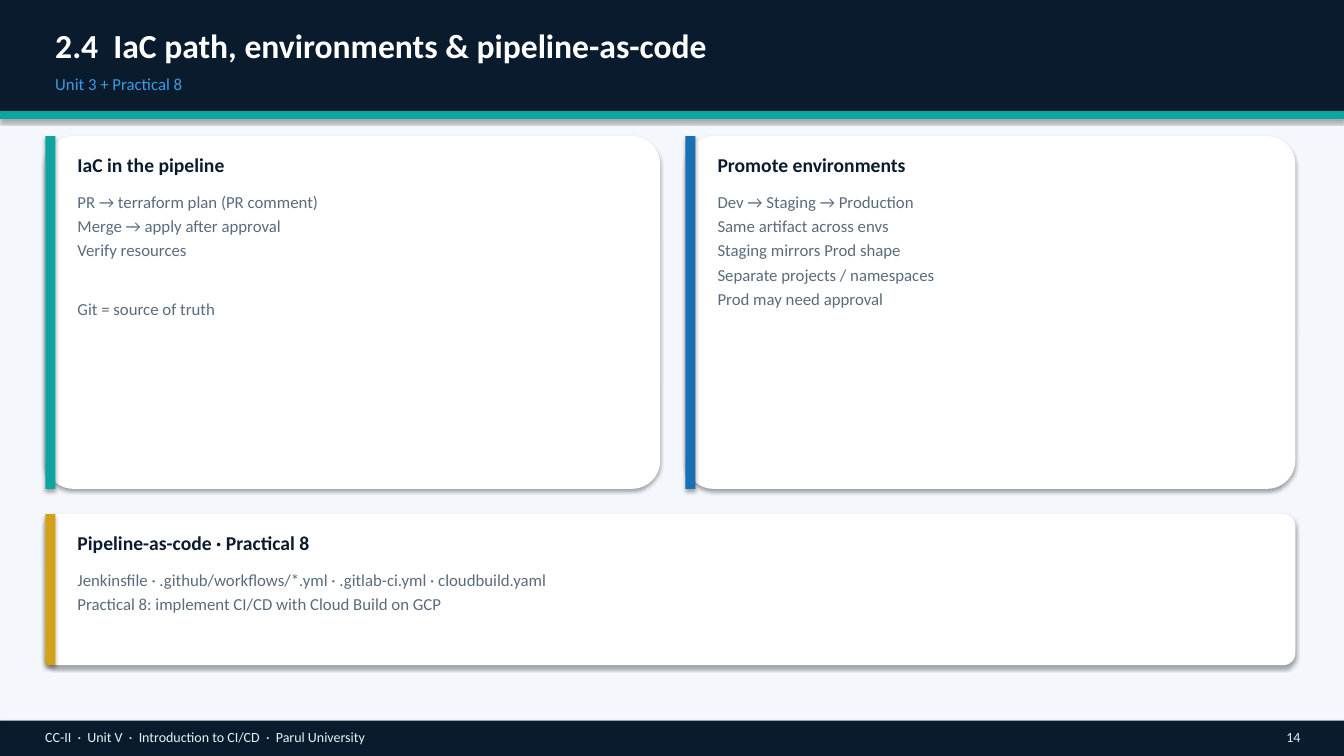
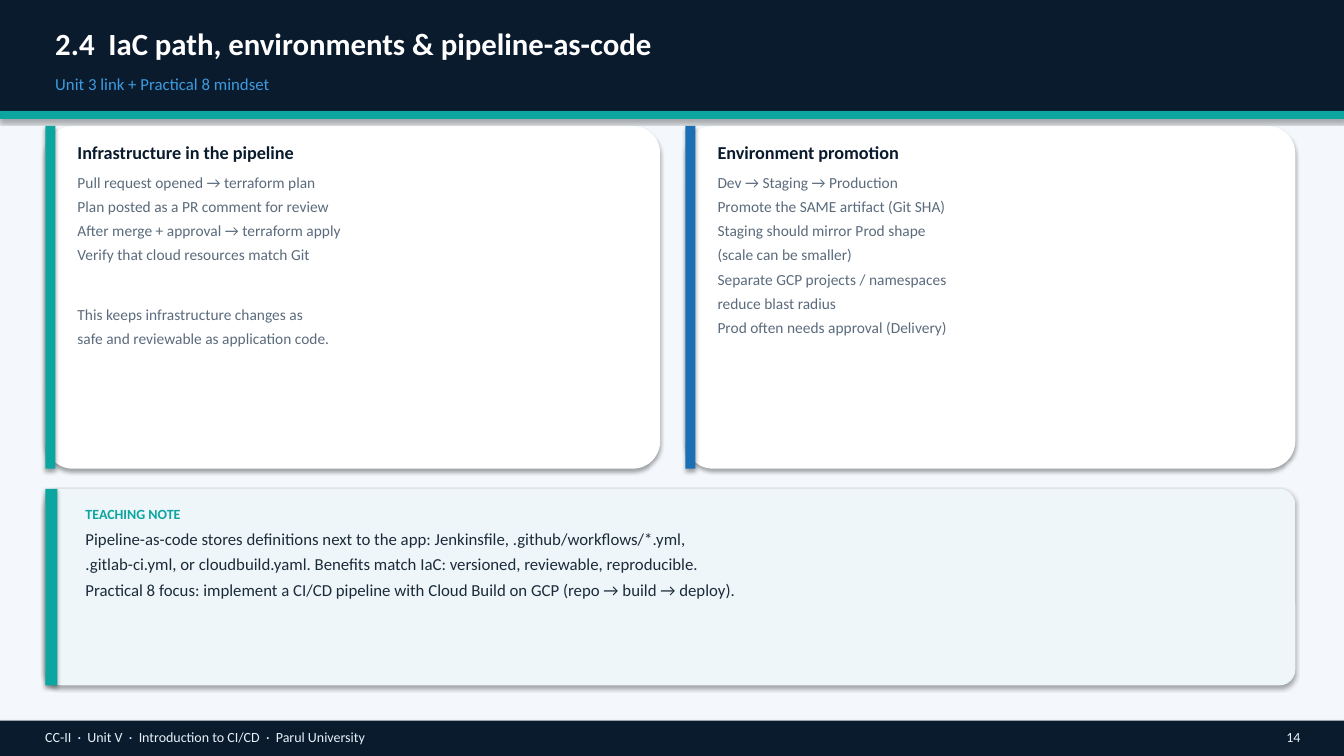
Before and after one commit to professorbhakta/cloud-II, a slide deck: slide 14 of ppt/CC-II-Unit-V-Introduction-to-CI-CD.pptx. Drawn at 1344x756 pixels with LibreOffice and Linux fonts; fonts in the diff are those of the drawing. Boxes give left, top, right and bottom in pixels: in the first picture for what was removed or moved away, otherwise in the second. Text is boxed around its words. In the diff, an @@ line names an element or a change of style, - is before the commit and + after.

```diff
--- a/ppt/CC-II-Unit-V-Introduction-to-CI-CD.pptx
+++ b/ppt/CC-II-Unit-V-Introduction-to-CI-CD.pptx
@@ text "2.4 IaC path, environments & ..." at bbox=[55, 33, 652, 60]: size 24 to 22 pt; more space between paragraphs @@
@@ text at bbox=[55, 78, 269, 90]: text changed @@
-Unit 3 + Practical 8
+Unit 3 link + Practical 8 mindset
@@ rounded rectangle: place and size @@
-rounded rectangle at bbox=[45, 136, 660, 489]
+rounded rectangle at bbox=[45, 126, 660, 469]
@@ rectangle: place and size @@
-rectangle at bbox=[45, 136, 55, 489]
+rectangle at bbox=[45, 126, 55, 469]
@@ text at bbox=[77, 146, 294, 162]: text changed; size 14 to 13 pt @@
-IaC in the pipeline
+Infrastructure in the pipeline
@@ rounded rectangle: place and size @@
-rounded rectangle at bbox=[686, 136, 1296, 489]
+rounded rectangle at bbox=[686, 126, 1296, 469]
@@ rectangle: place and size @@
-rectangle at bbox=[686, 136, 696, 489]
+rectangle at bbox=[686, 126, 696, 469]
@@ text at bbox=[718, 146, 898, 162]: text changed; size 14 to 13 pt @@
-Promote environments
+Environment promotion
@@ text at bbox=[77, 177, 340, 347]: text changed; size 12 to 11 pt @@
-PR → terraform plan (PR comment)
-Merge → apply after approval
-Verify resources
-Git = source of truth
+Pull request opened → terraform plan
+Plan posted as a PR comment for review
+After merge + approval → terraform apply
+Verify that cloud resources match Git
+This keeps infrastructure changes as
+safe and reviewable as application code.
@@ text "Dev → Staging → Production": place and size @@
-text "Dev → Staging → Production" at bbox=[718, 196, 934, 308]
+text "Dev → Staging → Production" at bbox=[718, 177, 947, 336]
@@ text at bbox=[718, 177, 898, 191]: size 12 to 11 pt in "Dev → Staging → Production"; more space between paragraphs @@
@@ text at bbox=[718, 201, 947, 336]: text changed; size 12 to 11 pt @@
-Same artifact across envs
-Staging mirrors Prod shape
-Separate projects / namespaces
-Prod may need approval
+Promote the SAME artifact (Git SHA)
+Staging should mirror Prod shape
+(scale can be smaller)
+Separate GCP projects / namespaces
+reduce blast radius
+Prod often needs approval (Delivery)
@@ rounded rectangle: place and size @@
-rounded rectangle at bbox=[45, 514, 1296, 665]
+rounded rectangle at bbox=[45, 489, 1296, 686]
@@ rounded rectangle at bbox=[45, 489, 1296, 686]: fill #FFFFFF to #EEF6FA @@
@@ rectangle: place and size @@
-rectangle at bbox=[45, 514, 55, 665]
+rectangle at bbox=[45, 489, 57, 686]
@@ rectangle at bbox=[45, 489, 57, 686]: fill #D4A017 to #0DA5A0 @@
@@ text at bbox=[85, 510, 735, 599]: text changed; size 14 to 12 pt; text colour #0A1B2E to #1C2B3A; bold off @@
-Pipeline-as-code · Practical 8
+TEACHING NOTE
+Pipeline-as-code stores definitions next to the app: Jenkinsfile, .github/workflows/*.yml,
+.gitlab-ci.yml, or cloudbuild.yaml. Benefits match IaC: versioned, reviewable, reproducible.
+Practical 8 focus: implement a CI/CD pipeline with Cloud Build on GCP (repo → build → deploy).
@@ text removed at bbox=[77, 574, 546, 613] @@
-Jenkinsfile · .github/workflows/*.yml · .gitlab-ci.yml · cloudbuild.yaml
-Practical 8: implement CI/CD with Cloud Build on GCP
```
Also in this commit, not shown: 34 other slides changed, 2 slides added, 2 slides removed, 1 other file.
